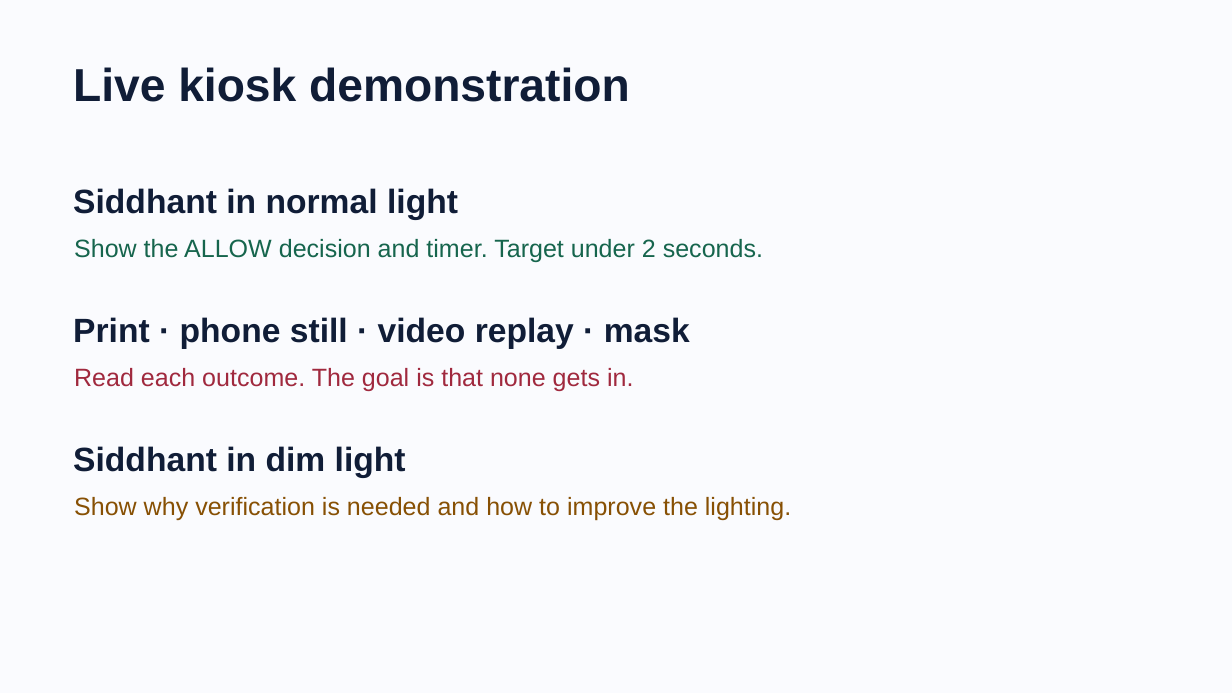
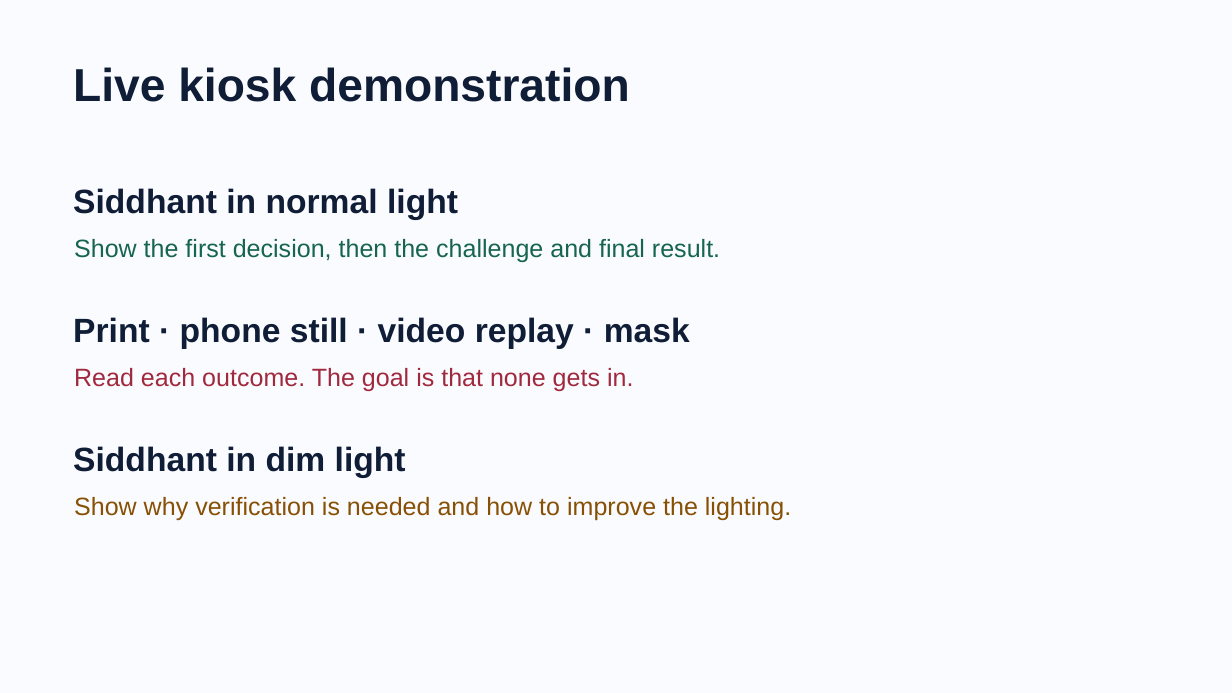
Before and after one commit to shestg28/Unemployed, a slide deck: slide 4 of docs/HID-demo.pptx (slide 3 before the commit). Drawn at 1232x693 pixels with LibreOffice and Linux fonts; fonts in the diff are those of the drawing. Boxes give left, top, right and bottom in pixels: in the first picture for what was removed or moved away, otherwise in the second. Text is boxed around its words. In the diff, an @@ line names an element or a change of style, - is before the commit and + after.

Commit message:
Add mandatory challenge evidence and schedule-offline demo cases

```diff
--- a/docs/HID-demo.pptx
+++ b/docs/HID-demo.pptx
@@ text at [74, 239, 720, 262]: text changed @@
-Show the ALLOW decision and timer. Target under 2 seconds.
+Show the first decision, then the challenge and final result.
```
Also in this commit, not shown: 1 other slide changed, 2 slides added, 2 other files.
